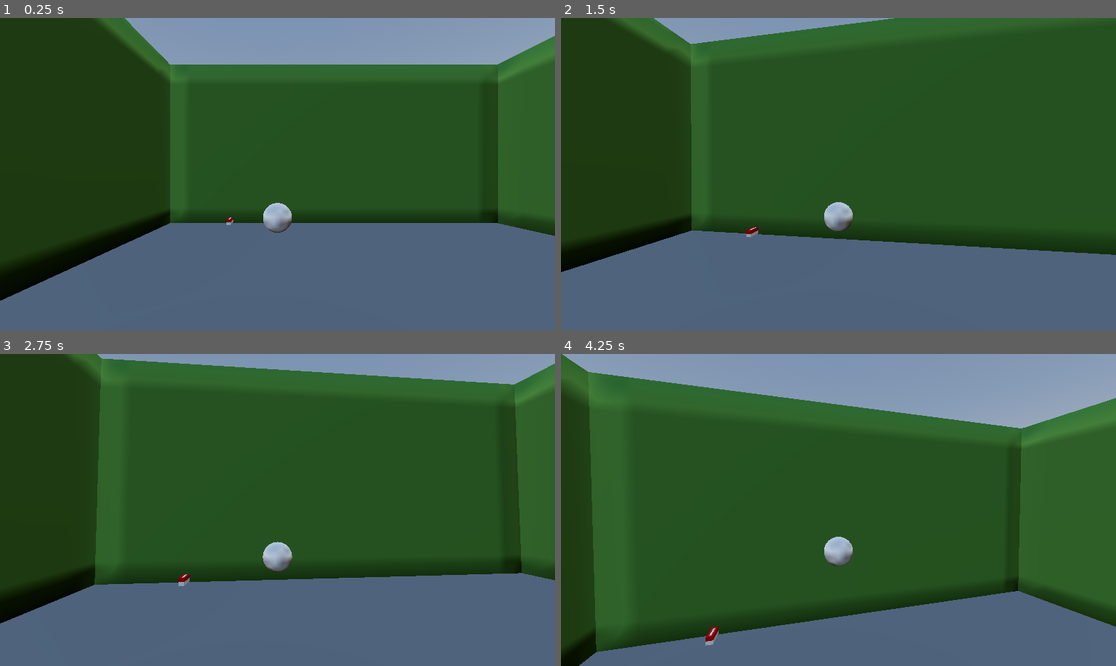
Above: before the commit, frames 1-4 (two rows, left to right).
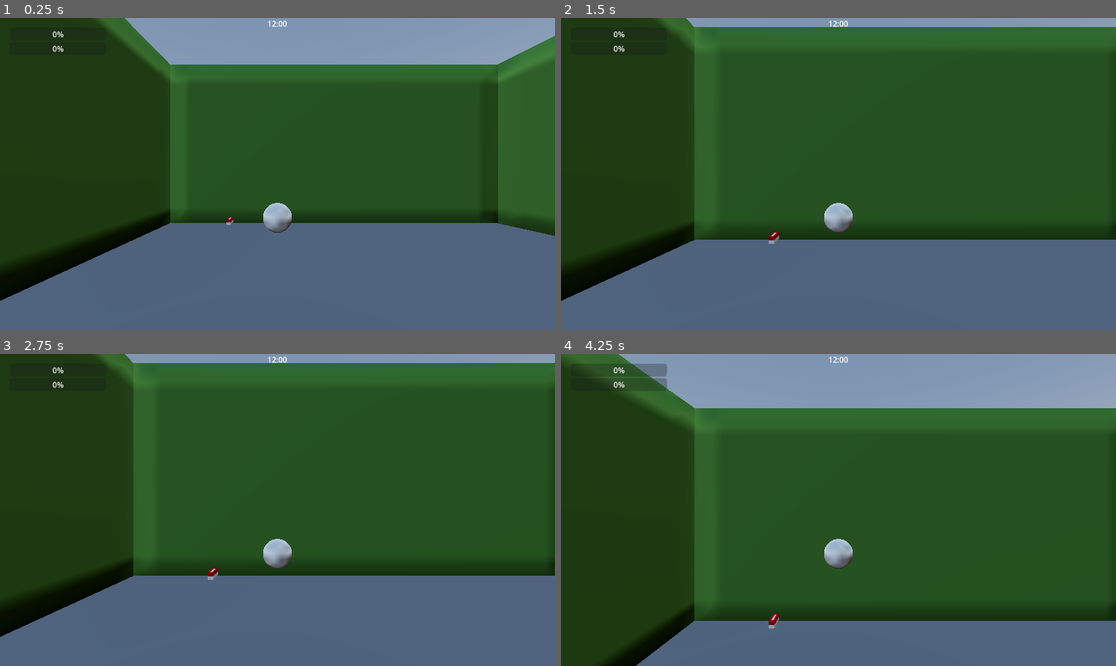
Above: after the commit, the same moments.

Repository: mzzaky/nusantara-majapahit
Game: Godot game, scene res://scenes/world/main.tscn
The game is run twice, just before and just after one commit, with the same random seed, the same clock (stepped at 60 frames per second) and the same inputs.
Inputs (mouse positions are in pixels of both pictures, inside the frame that each line leads up to):
- Up to frame 1 (0.25 s): no input
- Up to frame 2 (1.5 s): tap Enter (ui_accept) at 0.5, 0.77 s; move the mouse to (866, 174) at 0.52 s; hold Shift (sprint) 0.53-1.28 s; hold W (move_forward) from 0.53 s (still down); move the mouse to (810, 174) at 1.27 s; tap Shift (sprint) at 1.35 s
- Up to frame 3 (2.75 s): keep holding W (move_forward); tap Enter (ui_accept) at 1.52 s; move the mouse to (288, 503) at 2.02 s; hold Shift (sprint) from 2.03 s (still down)
- Up to frame 4 (4.25 s): keep holding W (move_forward); tap Enter (ui_accept) at 2.75, 3.02, 3.77 s; move the mouse to (832, 516) at 2.77 s; release Shift (sprint) at 2.78 s; tap Shift (sprint) at 2.85 s; move the mouse to (877, 513) at 3.52 s; hold Shift (sprint) from 3.53 s (still down)

The runs differ from the first frame. In frame 1, less than 0.1% of the frame differs, in the area x 9-52%, y 0-11%; in frame 2, 7.9%; in frame 3, 9.4%; in frame 4, 19%, in the area x 0-100%, y 0-100%.

Commit message:
custom hud

Diff:
--- /dev/null
+++ b/scenes/ui/hud.tscn
@@ -0,0 +1,63 @@
+[gd_scene format=3 uid="uid://bp8f6deujxu1w"]
+
+[sub_resource type="StyleBoxFlat" id="StyleBoxFlat_wh2we"]
+bg_color = Color(1, 0, 0.11372549, 1)
+
+[sub_resource type="StyleBoxFlat" id="StyleBoxFlat_0mwgc"]
+bg_color = Color(0.90859395, 0.8183594, 0.0118856, 1)
+
+[node name="HUD" type="Control" unique_id=2007299181]
+layout_mode = 3
+anchors_preset = 15
+anchor_right = 1.0
+anchor_bottom = 1.0
+grow_horizontal = 2
+grow_vertical = 2
+
+[node name="HealthBar" type="ProgressBar" parent="." unique_id=720603441]
+layout_mode = 0
+offset_left = 20.0
+offset_top = 20.0
+offset_right = 220.0
+offset_bottom = 47.0
+pivot_offset = Vector2(5, 0)
+theme_override_styles/fill = SubResource("StyleBoxFlat_wh2we")
+
+[node name="StaminaBar" type="ProgressBar" parent="." unique_id=447610589]
+layout_mode = 0
+offset_left = 20.0
+offset_top = 50.0
+offset_right = 220.0
+offset_bottom = 77.0
+theme_override_styles/fill = SubResource("StyleBoxFlat_0mwgc")
+
+[node name="TimeLabel" type="Label" parent="." unique_id=829909384]
+layout_mode = 1
+anchors_preset = 5
+anchor_left = 0.5
+anchor_right = 0.5
+offset_left = -21.0
+offset_right = 21.0
+offset_bottom = 23.0
+grow_horizontal = 2
+text = "12:00"
+horizontal_alignment = 1
+
+[node name="Crosshair" type="TextureRect" parent="." unique_id=649862393]
+layout_mode = 1
+anchors_preset = 8
+anchor_left = 0.5
+anchor_top = 0.5
+anchor_right = 0.5
+anchor_bottom = 0.5
+offset_left = -20.0
+offset_top = -20.0
+offset_right = 20.0
+offset_bottom = 20.0
+grow_horizontal = 2
+grow_vertical = 2
+
+[node name="DebugInfo" type="Label" parent="." unique_id=1284807087]
+layout_mode = 0
+offset_right = 40.0
+offset_bottom = 23.0
--- a/scenes/world/main.tscn
+++ b/scenes/world/main.tscn
@@ -4,6 +4,7 @@
 [ext_resource type="Script" uid="uid://dhume8pk44sxv" path="res://scripts/core/main_world.gd" id="1_mli2r"]
 [ext_resource type="PackedScene" uid="uid://ogbhevecnpfn" path="res://assets/models/blocks/block_bata_merah.glb" id="3_f8fyy"]
 [ext_resource type="Script" uid="uid://cifq8lmyi7vxt" path="res://scripts/core/day_night_cycle.gd" id="4_wbupf"]
+[ext_resource type="PackedScene" uid="uid://bp8f6deujxu1w" path="res://scenes/ui/hud.tscn" id="5_7tdlr"]
 
 [sub_resource type="ProceduralSkyMaterial" id="ProceduralSkyMaterial_dygme"]
 
@@ -26,7 +27,7 @@
 script = ExtResource("1_mli2r")
 
 [node name="DirectionalLight3D" type="DirectionalLight3D" parent="." unique_id=958472079]
-transform = Transform3D(0.8660254, 0.3584553, -0.3485826, 0, 0.6971651, 0.7169106, 0.5, -0.6208628, 0.60376275, 0, 19.67952, 0)
+transform = Transform3D(0.8660254, 0.3584553, -0.34858257, 0, 0.6971651, 0.71691066, 0.5, -0.6208628, 0.6037627, 0, 9.433151, 0)
 shadow_enabled = true
 
 [node name="WorldEnvironment" type="WorldEnvironment" parent="." unique_id=1746261243]
@@ -52,4 +53,8 @@
 moon_light = NodePath("MoonLight")
 
 [node name="MoonLight" type="DirectionalLight3D" parent="DayNightCycle" unique_id=1520556455]
-transform = Transform3D(1, 0, 0, 0, 1, 0, 0, 0, 1, 0, 19.57803, 0)
+transform = Transform3D(1, 0, 0, 0, 1, 0, 0, 0, 1, 0, 9.420773, 0)
+
+[node name="CanvasLayer" type="CanvasLayer" parent="." unique_id=553399340]
+
+[node name="HUD" parent="CanvasLayer" unique_id=2007299181 instance=ExtResource("5_7tdlr")]
--- /dev/null
+++ b/scripts/ui/hud.gd
@@ -0,0 +1,22 @@
+extends Control
+
+@onready var health_bar: ProgressBar = $HealthBar
+@onready var stamina_bar: ProgressBar = $StaminaBar
+@onready var time_label: Label = $TimeLabel
+@onready var debug_info: Label = $DebugInfo
+
+func update_health(value: float, max_value: float) -> void:
+    health_bar.max_value = max_value
+    health_bar.value = value
+
+func update_stamina(value: float, max_value: float) -> void:
+    stamina_bar.max_value = max_value
+    stamina_bar.value = value
+
+func update_time(time_string: String) -> void:
+    time_label.text = time_string
+
+func _process(_delta: float) -> void:
+    # Debug info: tampilkan FPS dan posisi player
+    var fps = Engine.get_frames_per_second()
+    debug_info.text = "FPS: %d" % fps
Not shown, added: scripts/ui/hud.gd.uid
